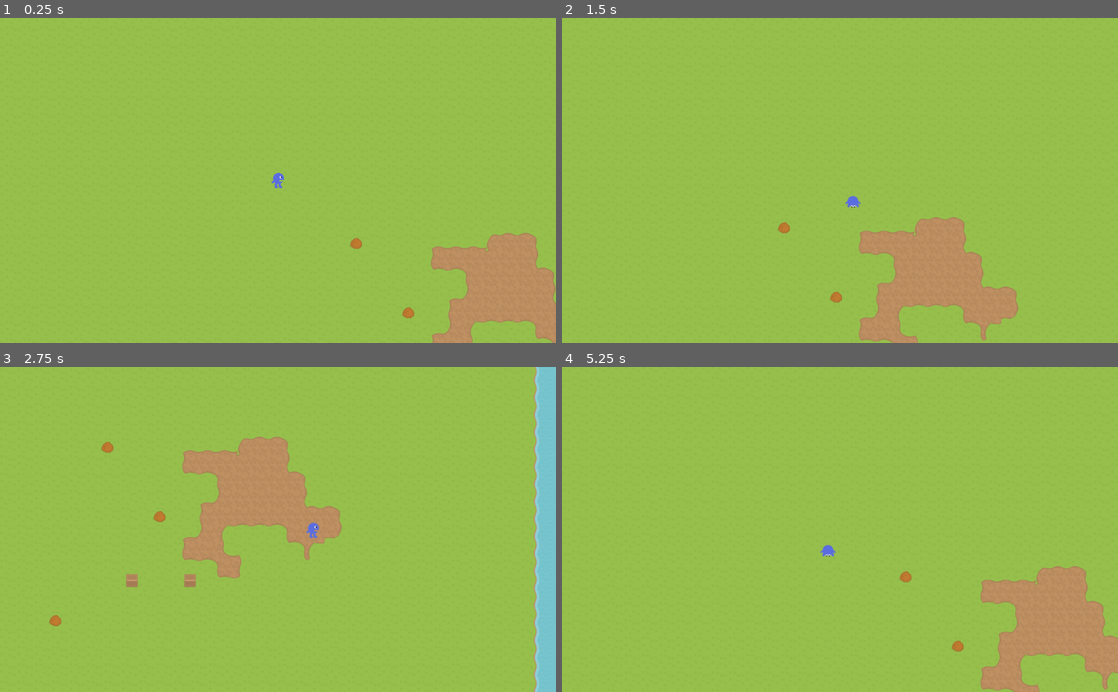
Above: before the commit, frames 1-4 (two rows, left to right).
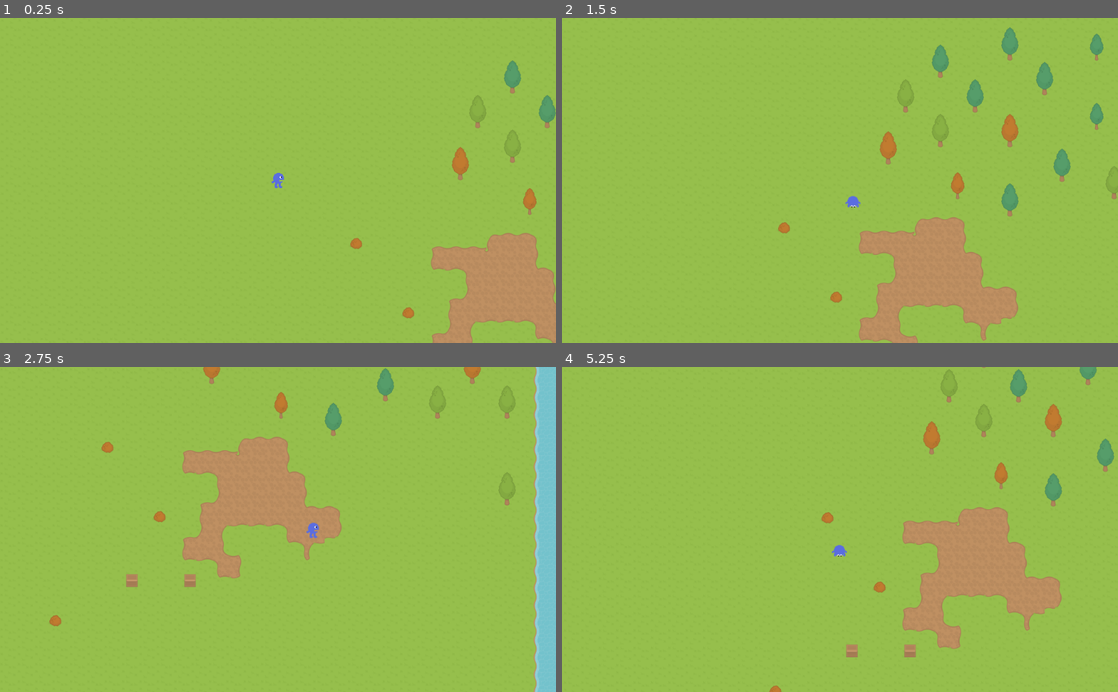
Above: after the commit, the same moments.

Repository: bagedevimo/pxljam19
Game: Godot game, scene res://Game.tscn
The game is run twice, just before and just after one commit, with the same random seed, the same clock (stepped at 60 frames per second) and the same inputs.
Inputs:
- Up to frame 1 (0.25 s): no input
- Up to frame 2 (1.5 s): tap Enter at 0.5 s; hold Right (ui_right) 0.53-1.28 s; tap Space (ui_select) at 0.77 s; hold Down (ui_down) from 1.28 s (still down)
- Up to frame 3 (2.75 s): tap Space (ui_select) at 1.52 s; release Down (ui_down) at 2.03 s; hold Right (ui_right) from 2.03 s (still down)
- Up to frame 4 (5.25 s): release Right (ui_right) at 2.78 s; hold Up (ui_up) 2.78-3.53 s; tap Space (ui_select) at 3.02, 3.77, 4.52 s; hold Left (ui_left) 3.53-5.03 s; hold Down (ui_down) from 5.03 s (still down)

The runs differ from the first frame. In frame 1, 0.8% of the frame differs, in the area x 81-100%, y 13-61%; in frame 2, 2.1%; in frame 3, 0.9%; in frame 4, 11%, in the area x 37-100%, y 0-100%.

Commit message:
Fix collision for trees and add a forest

Diff:
--- a/Game.tscn
+++ b/Game.tscn
@@ -21,7 +21,7 @@
 cell_quadrant_size = 32
 cell_y_sort = true
 format = 1
-tile_data = PoolIntArray( 196612, 5, 2, 458759, 5, 2, 851969, 5, 2 )
+tile_data = PoolIntArray( -524271, 6, 4, -524266, 6, 5, -524262, 6, 0, -458739, 6, 4, -458725, 6, 0, -393197, 6, 4, -393191, 6, 5, -327669, 6, 0, -327665, 6, 4, -262122, 6, 5, -196595, 6, 0, -196591, 6, 2, -131062, 6, 2, -131047, 6, 2, -65516, 6, 4, 14, 6, 3, 23, 6, 0, 27, 6, 0, 65553, 6, 4, 196612, 5, 2, 327707, 6, 0, 458759, 5, 2, 851969, 5, 2 )
 
 [node name="Player" parent="Obstacles" groups=[
 "player",
--- a/tileset.tres
+++ b/tileset.tres
@@ -19,6 +19,24 @@
 
 [sub_resource type="ConvexPolygonShape2D" id=6]
 points = PoolVector2Array( 5.65454, 22.4913, 16.1201, 21.3284, 26.198, 22.2975, 25.229, 27.3364, 16.5077, 30.0497, 7.01117, 27.3364 )
+
+[sub_resource type="ConvexPolygonShape2D" id=8]
+points = PoolVector2Array( 0, 38.9668, 32, 38.9668, 31.6134, 40.8958, 32, 64, 32, 64, 0.266968, 64 )
+
+[sub_resource type="ConvexPolygonShape2D" id=9]
+points = PoolVector2Array( 0.978577, 41.4038, 31.6775, 41.6829, 31.6775, 41.6829, 31.9566, 64, 31.9566, 64, 0.141327, 64, 0.141327, 64 )
+
+[sub_resource type="ConvexPolygonShape2D" id=10]
+points = PoolVector2Array( 0.605103, 41.6829, 31.8622, 42.241, 31.8622, 42.241, 31.5832, 64, 31.5832, 64, 0.326019, 63.7303, 0.326019, 63.7303 )
+
+[sub_resource type="ConvexPolygonShape2D" id=11]
+points = PoolVector2Array( 0.609161, 41.9619, 0.609161, 41.9619, 31.5872, 42.5201, 31.5872, 42.5201, 31.8663, 63.7303, 31.8663, 63.7303, 0.330078, 64, 0.330078, 64 )
+
+[sub_resource type="ConvexPolygonShape2D" id=12]
+points = PoolVector2Array( 0.145386, 43.6364, 31.4025, 44.1946, 31.4025, 44.1946, 31.9607, 64, 31.9607, 64, 0.703552, 63.7303, 0.703552, 63.7303 )
+
+[sub_resource type="ConvexPolygonShape2D" id=13]
+points = PoolVector2Array( 32, 64, 32, 64, 0.797913, 64, 0.797913, 64, 0.51886, 44.7528, 0.51886, 44.7528, 31.4969, 45.0319 )
 
 [sub_resource type="ConvexPolygonShape2D" id=7]
 points = PoolVector2Array( 4.04828, 7.7551, 27.826, 7.7551, 28, 30, 4, 30 )
@@ -122,7 +140,43 @@
 6/autotile/z_index_map = [  ]
 6/occluder_offset = Vector2( 0, 0 )
 6/navigation_offset = Vector2( 0, 0 )
-6/shapes = [  ]
+6/shapes = [ {
+"autotile_coord": Vector2( 2, 0 ),
+"one_way": false,
+"one_way_margin": 1.0,
+"shape": SubResource( 8 ),
+"shape_transform": Transform2D( 1, 0, 0, 1, 0, 0 )
+}, {
+"autotile_coord": Vector2( 1, 0 ),
+"one_way": false,
+"one_way_margin": 1.0,
+"shape": SubResource( 9 ),
+"shape_transform": Transform2D( 1, 0, 0, 1, 0, 0 )
+}, {
+"autotile_coord": Vector2( 0, 0 ),
+"one_way": false,
+"one_way_margin": 1.0,
+"shape": SubResource( 10 ),
+"shape_transform": Transform2D( 1, 0, 0, 1, 0, 0 )
+}, {
+"autotile_coord": Vector2( 3, 0 ),
+"one_way": false,
+"one_way_margin": 1.0,
+"shape": SubResource( 11 ),
+"shape_transform": Transform2D( 1, 0, 0, 1, 0, 0 )
+}, {
+"autotile_coord": Vector2( 4, 0 ),
+"one_way": false,
+"one_way_margin": 1.0,
+"shape": SubResource( 12 ),
+"shape_transform": Transform2D( 1, 0, 0, 1, 0, 0 )
+}, {
+"autotile_coord": Vector2( 5, 0 ),
+"one_way": false,
+"one_way_margin": 1.0,
+"shape": SubResource( 13 ),
+"shape_transform": Transform2D( 1, 0, 0, 1, 0, 0 )
+} ]
 6/z_index = 0
 7/name = "GrassAutotile"
 7/texture = ExtResource( 1 )
Not shown: 1 places in tileset.tres that only renumber resources
